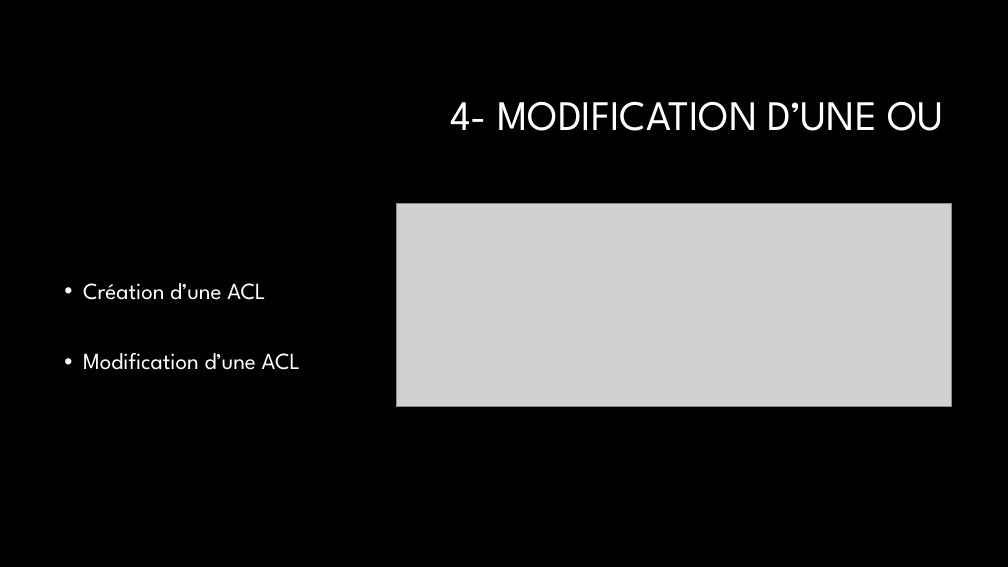
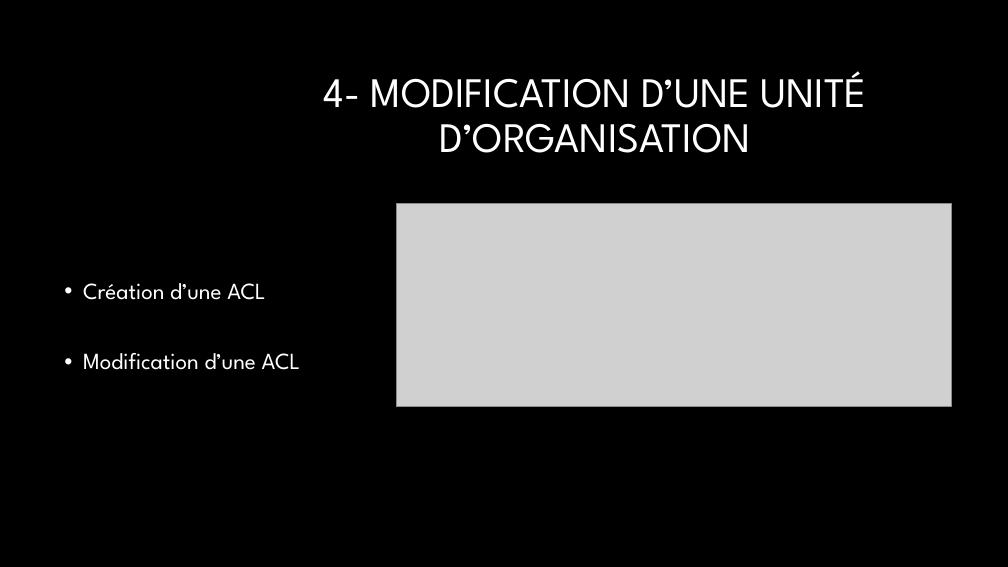
Before and after one commit to FernandezBenjamin/Admin-Windows-Server, a slide deck: slide 8 of ppt_final.pptx. Drawn at 1008x567 pixels with LibreOffice and Linux fonts; fonts in the diff are those of the drawing; grey boxes stand for pictures; background and template pictures are left out. Boxes give left, top, right and bottom in pixels: in the first picture for what was removed or moved away, otherwise in the second. Text is boxed around its words. In the diff, an @@ line names an element or a change of style, - is before the commit and + after.

```diff
--- a/ppt_final.pptx
+++ b/ppt_final.pptx
@@ title at <box>324,71,867,153</box>: text changed @@
-4- MODIFICATION D’UNE OU
+4- MODIFICATION D’UNE UNITÉ D’ORGANISATION
```
Also in this commit, not shown: 9 other slides changed.
